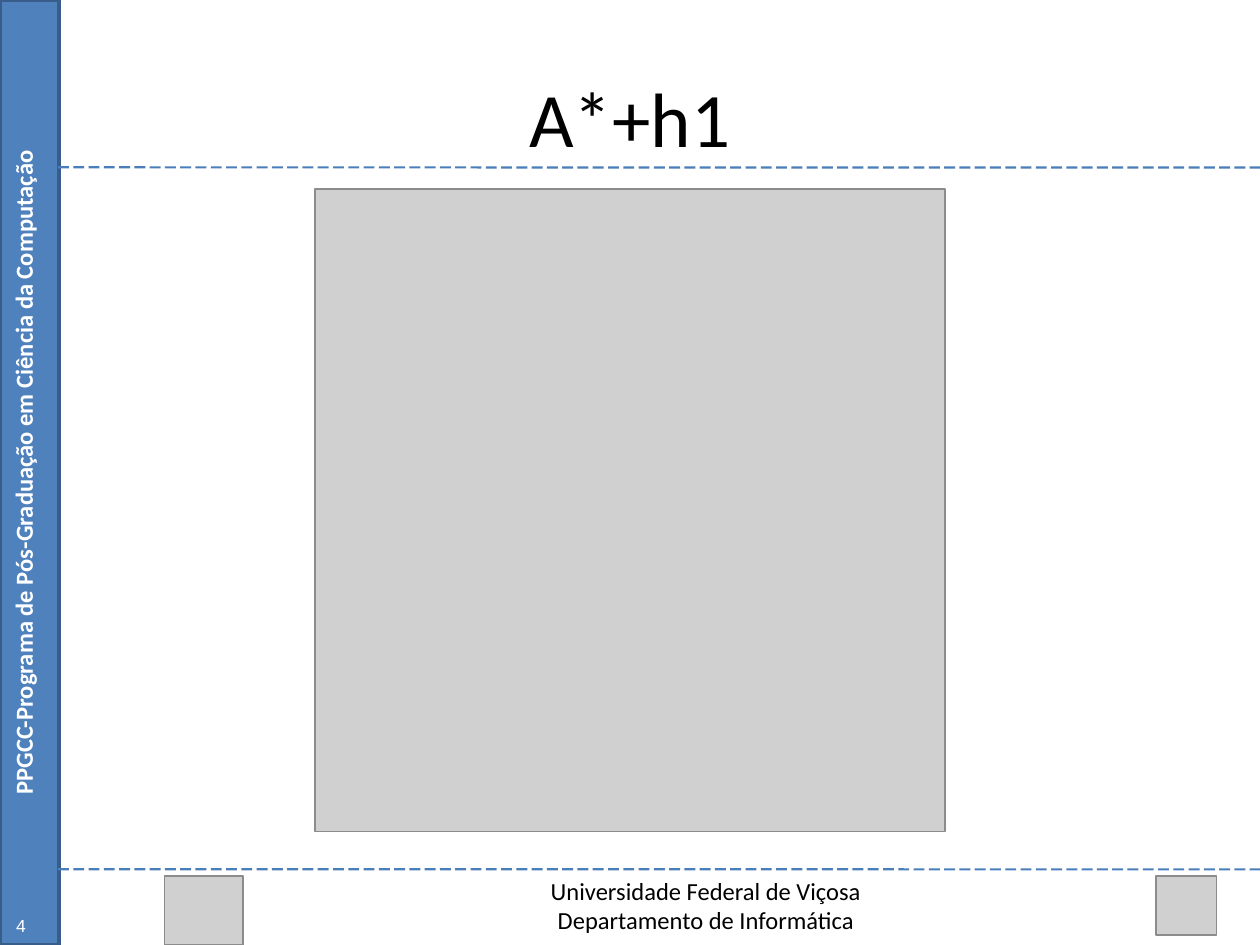
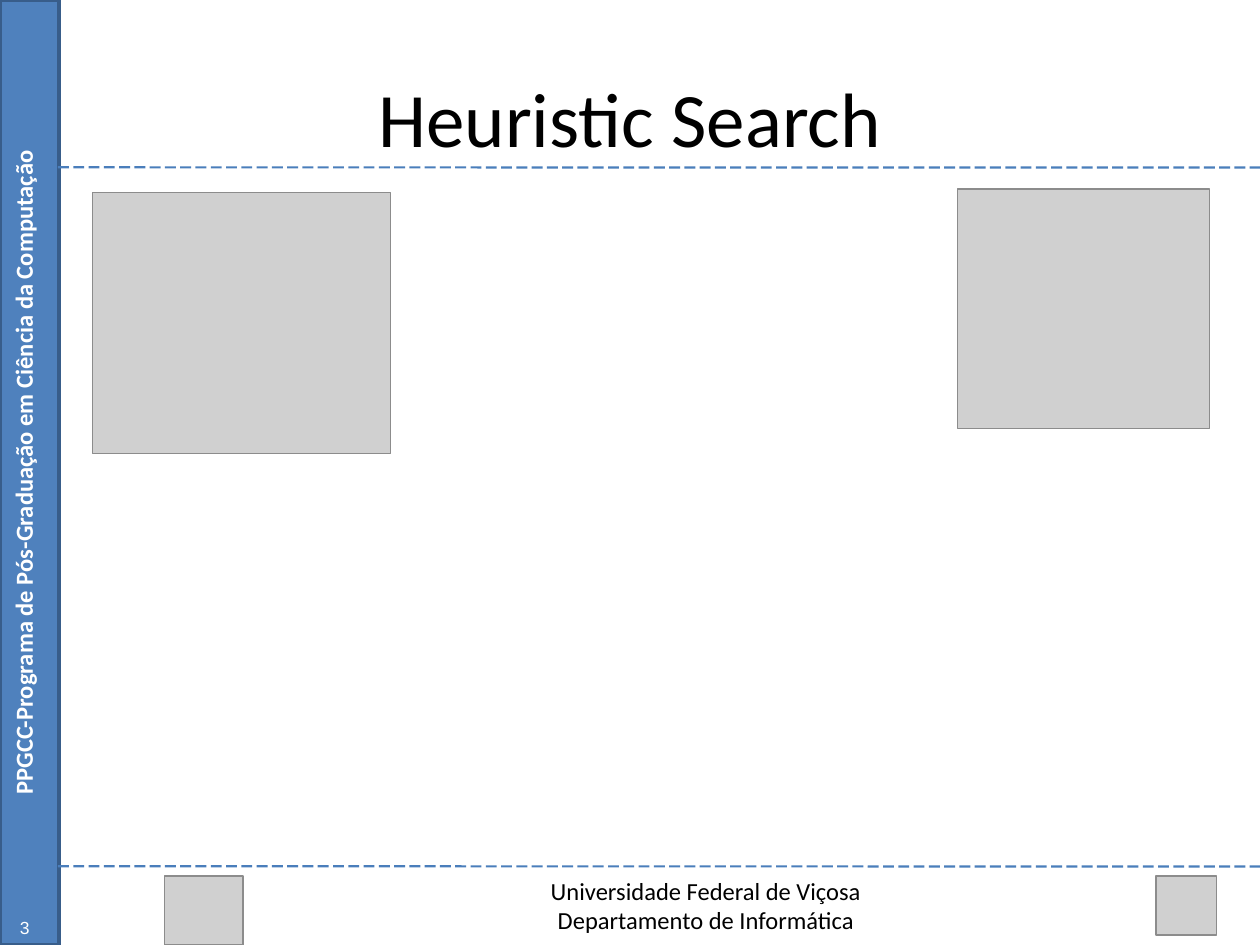
Before and after one commit to Marvinsky/research-marvin, a slide deck: slide 3 of latex/odp/dissertation_v12.odp (slide 4 before the commit). Drawn at 1260x945 pixels with LibreOffice and Linux fonts; fonts in the diff are those of the drawing; grey boxes stand for pictures. Boxes give left, top, right and bottom in pixels: in the first picture for what was removed or moved away, otherwise in the second. Text is boxed around its words. In the diff, an @@ line names an element or a change of style, - is before the commit and + after.

Commit message:
update v12

```diff
--- a/latex/odp/dissertation_v12.odp
+++ b/latex/odp/dissertation_v12.odp
@@ text at [378, 93, 881, 148]: text changed @@
-A*+h1
+Heuristic Search
@@ picture: place and size @@
-picture at [315, 189, 945, 832]
+picture at [92, 193, 391, 454]
@@ picture added at [958, 189, 1210, 428] @@
@@ page number removed at [16, 920, 26, 932] @@
-4
@@ page number added at [20, 922, 30, 934], 10 pt, text #FFFFFF @@
+3
```
Also in this commit, not shown: 39 other slides changed, 2 slides added.
